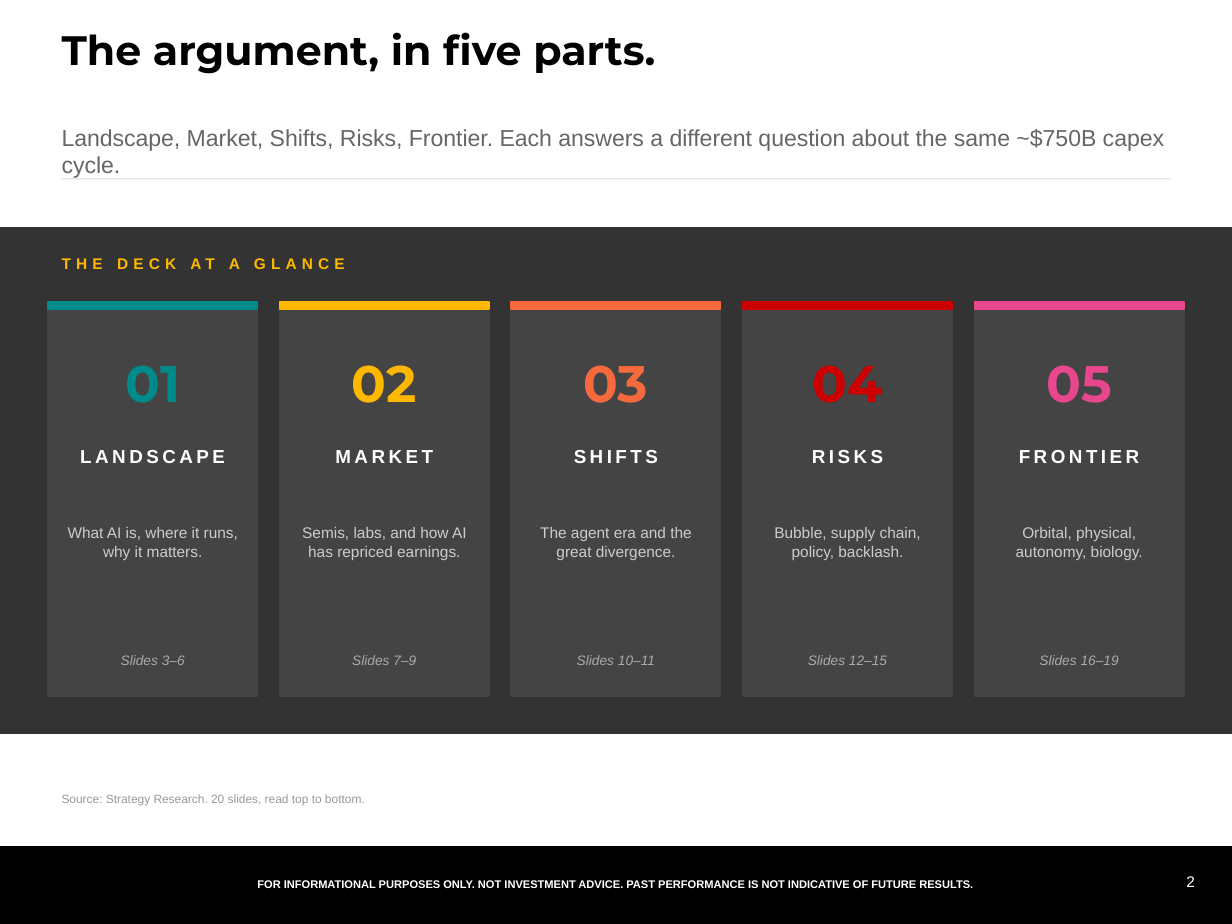
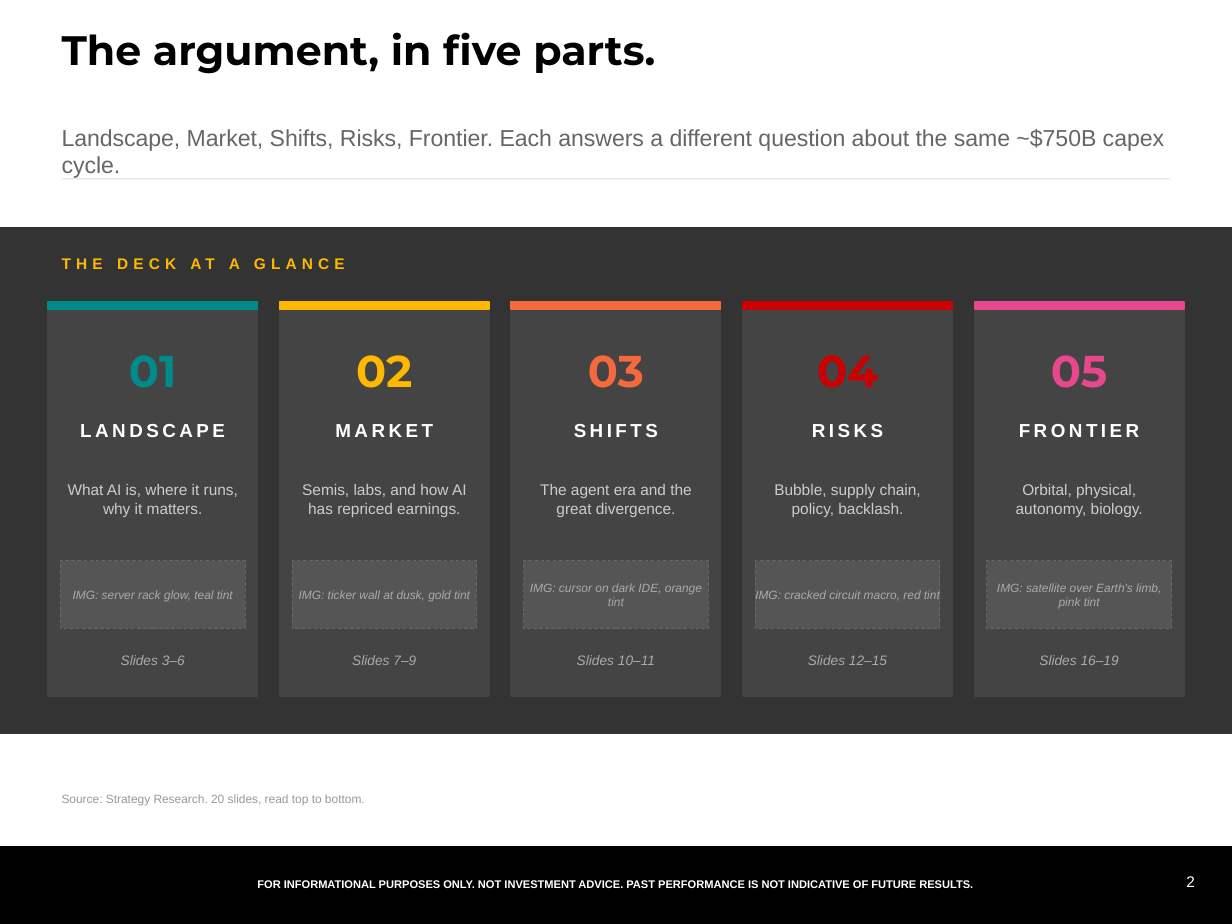
Before and after one commit to samuelcmcclellan-cell/ai-markets-deck, a slide deck: slide 2 of ai-markets-deck.pptx. Drawn at 1232x924 pixels with LibreOffice and Linux fonts; fonts in the diff are those of the drawing. Boxes give left, top, right and bottom in pixels: in the first picture for what was removed or moved away, otherwise in the second. Text is boxed around its words. In the diff, an @@ line names an element or a change of style, - is before the commit and + after.

```diff
--- a/ai-markets-deck.pptx
+++ b/ai-markets-deck.pptx
@@ size 30 to 26 pt in 4 elements at (x1=356, y1=355, x2=412, y2=388), (x1=1051, y1=355, x2=1108, y2=388), (x1=588, y1=355, x2=644, y2=388), (x1=817, y1=355, x2=878, y2=388) @@
@@ 5 texts moved together from (x1=80, y1=450, x2=1139, y2=463) to (x1=80, y1=424, x2=1139, y2=437) @@
@@ text "What AI is, where it ..." moved from (x1=68, y1=527, x2=238, y2=560) to (x1=68, y1=484, x2=238, y2=517) @@
@@ text "Semis, labs, and how AI ..." moved from (x1=302, y1=527, x2=467, y2=560) to (x1=302, y1=484, x2=467, y2=517) @@
@@ text "The agent era and the ..." moved from (x1=540, y1=527, x2=691, y2=560) to (x1=540, y1=484, x2=691, y2=517) @@
@@ text "Bubble, supply chain, policy, backlash." moved from (x1=774, y1=527, x2=921, y2=560) to (x1=774, y1=484, x2=921, y2=517) @@
@@ text "Orbital, physical, autonomy, biology." moved from (x1=1016, y1=527, x2=1143, y2=560) to (x1=1016, y1=484, x2=1143, y2=517) @@
@@ rectangle added at (x1=60, y1=561, x2=245, y2=628), fill #555555, outline #666666 0.5 pt dashed @@
@@ rectangle added at (x1=292, y1=561, x2=477, y2=628), fill #555555, outline #666666 0.5 pt dashed @@
@@ rectangle added at (x1=524, y1=561, x2=708, y2=628), fill #555555, outline #666666 0.5 pt dashed @@
@@ rectangle added at (x1=755, y1=561, x2=940, y2=628), fill #555555, outline #666666 0.5 pt dashed @@
@@ rectangle added at (x1=987, y1=561, x2=1172, y2=628), fill #555555, outline #666666 0.5 pt dashed @@
@@ text added at (x1=73, y1=590, x2=233, y2=601), 7 pt, text #AAAAAA, italic @@
+IMG: server rack glow, teal tint
@@ text added at (x1=299, y1=590, x2=470, y2=601), 7 pt, text #AAAAAA, italic @@
+IMG: ticker wall at dusk, gold tint
@@ text added at (x1=530, y1=583, x2=702, y2=606), 7 pt, text #AAAAAA, italic @@
+IMG: cursor on dark IDE, orange tint
@@ text added at (x1=755, y1=590, x2=940, y2=599), 7 pt, text #AAAAAA, italic @@
+IMG: cracked circuit macro, red tint
@@ text added at (x1=997, y1=583, x2=1161, y2=607), 7 pt, text #AAAAAA, italic @@
+IMG: satellite over Earth's limb, pink tint
```
Also in this commit, not shown: 9 other slides changed, 12 other files.
